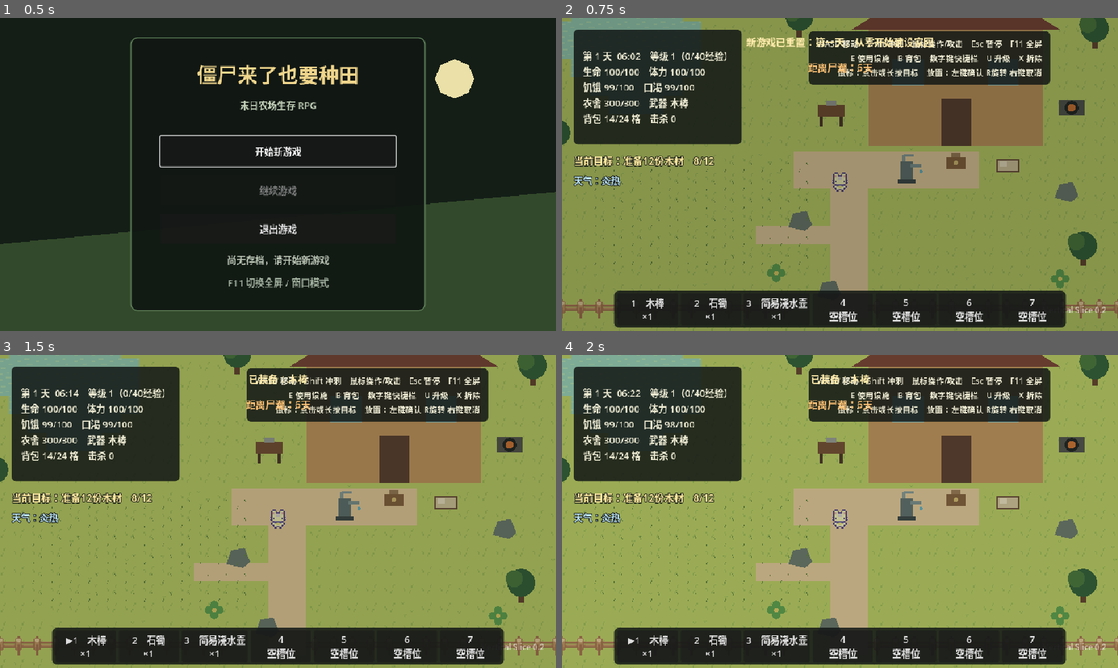
Above: before the commit, frames 1-4 (two rows, left to right).
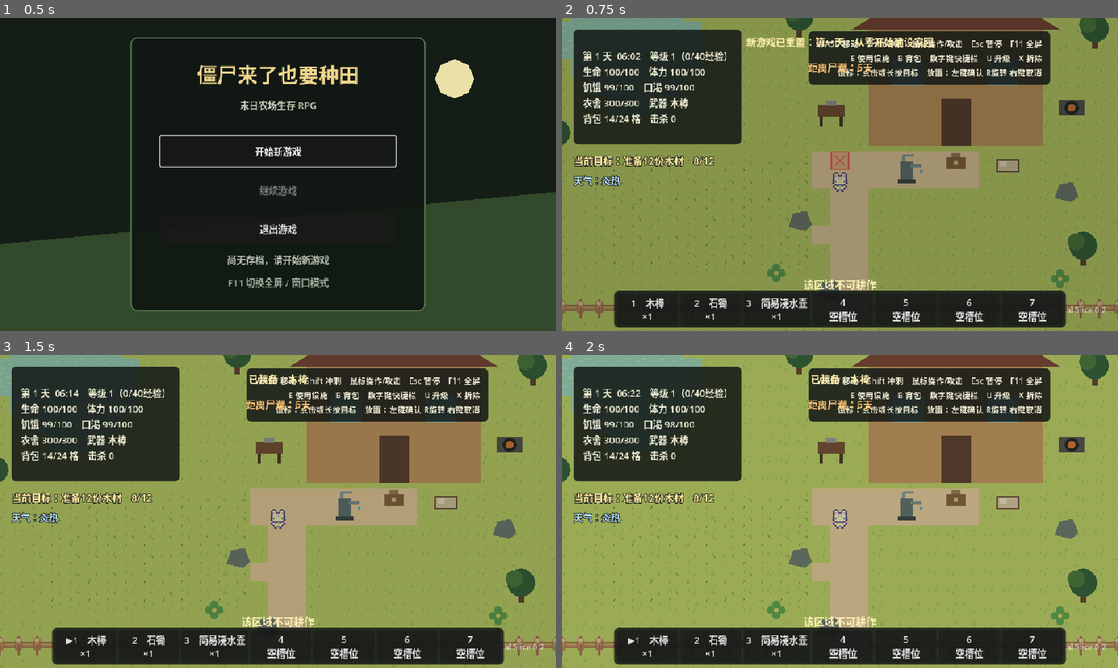
Above: after the commit, the same moments.

Repository: fanfanhappy/zombie-farm-survival
Game: Godot game, scene res://scenes/ui/main_menu.tscn
Two runs of this game, one before a commit and one after it. Both use one fixed random seed, a clock stepped at 60 frames per second and the inputs below.
Inputs:
- Up to frame 1 (0.5 s): no input
- Up to frame 2 (0.75 s): click "开始新游戏" at 0.5 s
- Up to frame 3 (1.5 s): click "1 木棒 ×1" at 1.25 s
- Up to frame 4 (2 s): no input

Frame 1 is identical in both runs. In frame 2, 1.2% of the frame differs, in the area x 34-57%, y 42-87%; in frame 3, 1.2%; in frame 4, 1.2%.

Commit message:
完善全地图格子选中高亮

Diff:
--- a/scripts/core/game_controller.gd
+++ b/scripts/core/game_controller.gd
@@ -27,6 +27,7 @@
 @onready var weather_system: WeatherSystem = $WeatherSystem
 @onready var weather_label: Label = $HUD/WeatherStatus
 @onready var pause_overlay: ColorRect = $HUD/PauseOverlay
+@onready var world_tile_map: WorldTileMap = $WorldTileMap
 
 const STARTING_ITEMS := {"wooden_club": 1, "stone_hoe": 1, "watering_can": 1, "wood_fence": 3, "wood_spike": 2, "storage_chest": 1, "snare_trap": 1, "wood": 8, "stone": 4, "herb": 2, "potato": 2, "potato_seed": 4, "carrot_seed": 3, "herb_seed": 2}
 var day := 1
@@ -127,7 +128,6 @@
 			night_spawned = true
 			_spawn_night_threat()
 	_update_lighting()
-	_update_farm_plot_highlights()
 	_update_prompt()
 	_update_hud()
 	if message_time > 0.0:
@@ -338,16 +338,12 @@
 		prompt_label.text = mouse_target.get_interaction_prompt()
 		return
 	var target := _nearest_interactable()
-	prompt_label.text = target.get_interaction_prompt() if target else ""
-
-
-func _update_farm_plot_highlights() -> void:
-	var mouse_world_position := get_global_mouse_position()
-	for node in get_tree().get_nodes_in_group("farm_plots"):
-		var plot := node as FarmPlot
-		var hovered := mouse_world_position.distance_to(plot.global_position) <= 16.0
-		var reachable := player.global_position.distance_to(plot.global_position) <= 64.0
-		plot.set_mouse_highlight(hovered, reachable)
+	if target:
+		prompt_label.text = target.get_interaction_prompt()
+	elif is_instance_valid(world_tile_map):
+		prompt_label.text = world_tile_map.get_cursor_hint()
+	else:
+		prompt_label.text = ""
 
 
 func get_selected_hotbar_item_id() -> String:
--- /dev/null
+++ b/scripts/world/environment/world_grid_cursor.gd
@@ -0,0 +1,32 @@
+class_name WorldGridCursor
+extends Node2D
+
+enum CursorState { HIDDEN, INTERACTABLE, OUT_OF_REACH, BLOCKED }
+
+var state := CursorState.HIDDEN
+
+
+func set_cursor(at_position: Vector2, next_state: CursorState) -> void:
+	position = at_position
+	visible = next_state != CursorState.HIDDEN
+	if state == next_state:
+		return
+	state = next_state
+	queue_redraw()
+
+
+func _draw() -> void:
+	var fill_color := Color(0.35, 0.9, 0.42, 0.22)
+	var border_color := Color("#75ed7d")
+	match state:
+		CursorState.OUT_OF_REACH:
+			fill_color = Color(1.0, 0.72, 0.2, 0.2)
+			border_color = Color("#ffc45c")
+		CursorState.BLOCKED:
+			fill_color = Color(0.95, 0.25, 0.22, 0.18)
+			border_color = Color("#f06a63")
+	draw_rect(Rect2(-16, -16, 32, 32), fill_color, true)
+	draw_rect(Rect2(-15, -15, 30, 30), border_color, false, 2.0)
+	if state == CursorState.BLOCKED:
+		draw_line(Vector2(-9, -9), Vector2(9, 9), border_color, 1.5)
+		draw_line(Vector2(9, -9), Vector2(-9, 9), border_color, 1.5)
--- a/scripts/world/environment/world_tilemap.gd
+++ b/scripts/world/environment/world_tilemap.gd
@@ -13,6 +13,8 @@
 var water_layer: TileMapLayer
 var path_layer: TileMapLayer
 var fence_layer: TileMapLayer
+var grid_cursor: WorldGridCursor
+var cursor_hint := ""
 
 
 func _ready() -> void:
@@ -25,6 +27,14 @@
 	_build_pond_collision()
 	_build_paths()
 	_build_perimeter_fence()
+	grid_cursor = WorldGridCursor.new()
+	grid_cursor.name = "WorldGridCursor"
+	grid_cursor.z_index = 8
+	add_child(grid_cursor)
+
+
+func _process(_delta: float) -> void:
+	_update_grid_cursor()
 
 
 func _create_layer(layer_name: String, texture: Texture2D, atlas_size: Vector2i, layer_z_index: int) -> TileMapLayer:
@@ -109,10 +119,10 @@
 	for y in range(13, 22):
 		path_cells[Vector2i(20, y)] = true
 		path_cells[Vector2i(21, y)] = true
-	for x in range(18, 28):
+	for x in range(19, 28):
 		path_cells[Vector2i(x, 13)] = true
 		path_cells[Vector2i(x, 14)] = true
-	for x in range(16, 21):
+	for x in range(19, 21):
 		path_cells[Vector2i(x, 17)] = true
 	for cell in path_cells:
 		path_layer.set_cell(cell, 0, Vector2i(0, 5))
@@ -126,3 +136,39 @@
 	for y in range(4, 21):
 		fence_layer.set_cell(Vector2i(3, y), 0, Vector2i(0, 2))
 		fence_layer.set_cell(Vector2i(36, y), 0, Vector2i(0, 2))
+
+
+func get_cursor_hint() -> String:
+	return cursor_hint
+
+
+func _update_grid_cursor() -> void:
+	if not is_instance_valid(grid_cursor):
+		return
+	var mouse_position := get_global_mouse_position()
+	if not Rect2(0, 0, 1280, 800).has_point(mouse_position):
+		grid_cursor.set_cursor(Vector2.ZERO, WorldGridCursor.CursorState.HIDDEN)
+		cursor_hint = ""
+		return
+	var hovered_plot := _find_hovered_farm_plot(mouse_position)
+	var player := get_parent().get_node_or_null("Player") as Player
+	if is_instance_valid(hovered_plot):
+		var reachable := is_instance_valid(player) and player.global_position.distance_to(hovered_plot.global_position) <= 64.0
+		grid_cursor.set_cursor(hovered_plot.global_position, WorldGridCursor.CursorState.INTERACTABLE if reachable else WorldGridCursor.CursorState.OUT_OF_REACH)
+		cursor_hint = "" if reachable else "目标太远，靠近后才能操作"
+		return
+	var snapped_position := Vector2(roundf(mouse_position.x / 32.0) * 32.0, roundf(mouse_position.y / 32.0) * 32.0)
+	grid_cursor.set_cursor(snapped_position, WorldGridCursor.CursorState.BLOCKED)
+	cursor_hint = "该区域不可耕作"
+
+
+func _find_hovered_farm_plot(mouse_position: Vector2) -> FarmPlot:
+	var hovered_plot: FarmPlot
+	var nearest_distance := 16.0
+	for node in get_tree().get_nodes_in_group("farm_plots"):
+		var plot := node as FarmPlot
+		var distance := mouse_position.distance_to(plot.global_position)
+		if distance <= nearest_distance:
+			hovered_plot = plot
+			nearest_distance = distance
+	return hovered_plot
Not shown, added: scripts/world/environment/world_grid_cursor.gd.uid
